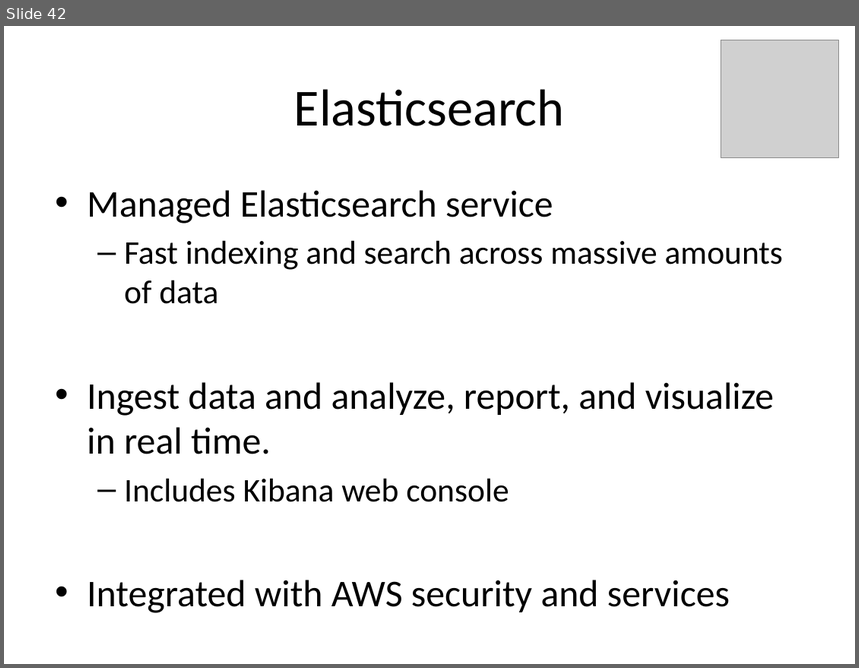
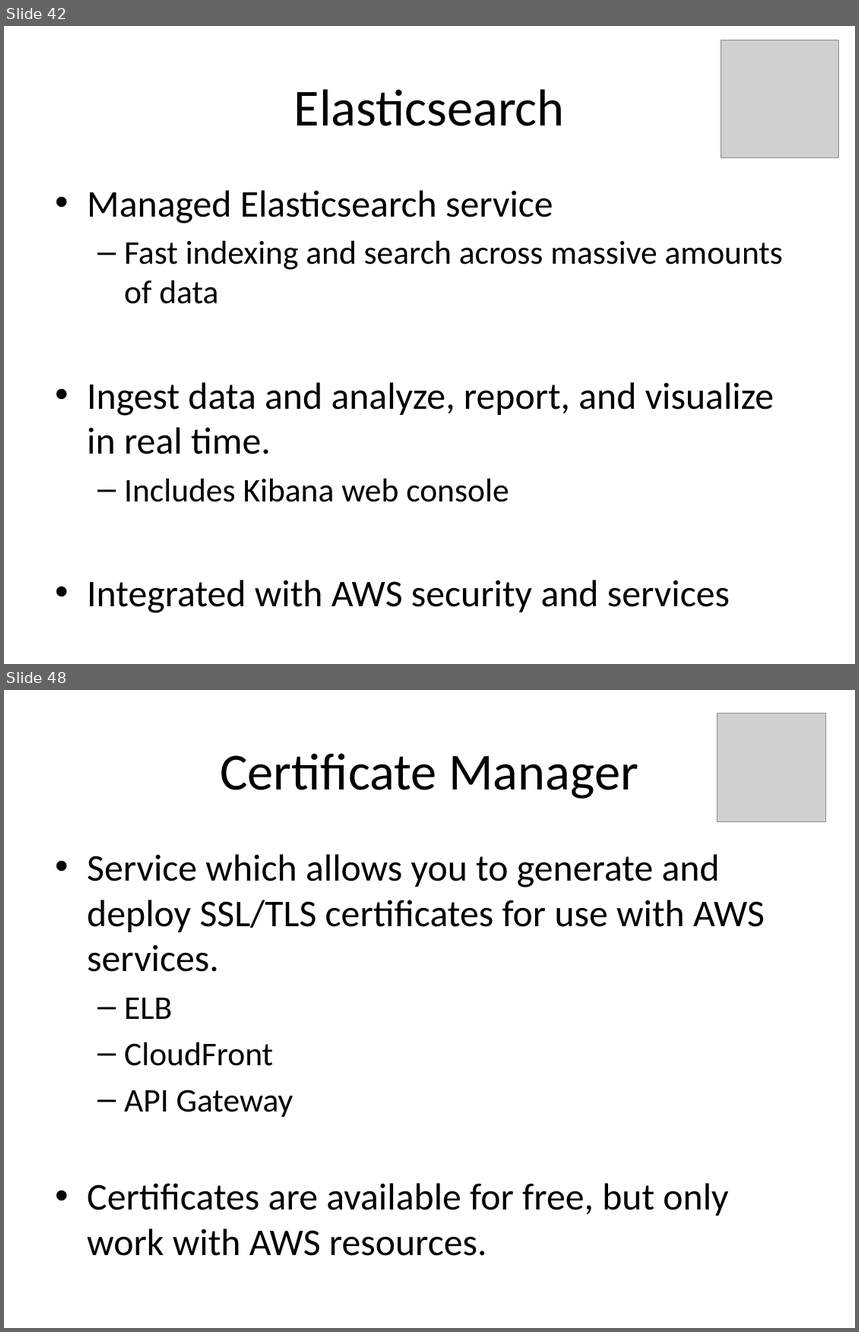
Before and after one commit to jasondbaker/infrastructure-class, a slide deck: lectures/infrastructure-week-4.pptx. Shown one above the other, each under a label of ours: slide 42 before the commit, slides 42 and 48 after it; the slides between them are not shown. The pictures are 859x668 and 859x1332 pixels, drawn with LibreOffice and Linux fonts; fonts in the diff are those of the drawing; grey boxes stand for pictures. Boxes give left, top, right and bottom in pixels: in the first picture for what was removed or moved away, otherwise in the second. Text is boxed around its words. In the diff, an @@ line names an element or a change of style, - is before the commit and + after.

```diff
--- a/lectures/infrastructure-week-4.pptx
+++ b/lectures/infrastructure-week-4.pptx
@@ slide 48 added at [4, 690, 855, 1328], background #FFFFFF @@
@@ picture added at [718, 713, 826, 822] @@
@@ title added at [220, 753, 639, 799], 44 pt, text #000000 @@
+Certificate Manager
@@ text added at [87, 854, 765, 1256], 32 pt, text #000000 @@
+• Service which allows you to generate and deploy SSL/TLS certificates for use with AWS services.
+  – ELB
+  – CloudFront
+  – API Gateway
+• Certificates are available for free, but only work with AWS resources.
```
Also in this commit, not shown: 1 slide changed, 8 other slides added.
